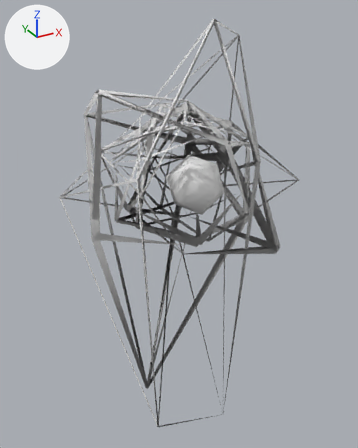
Before and after pictures for a commit that changed the FBX model assets/models/shrine_terminal.fbx.
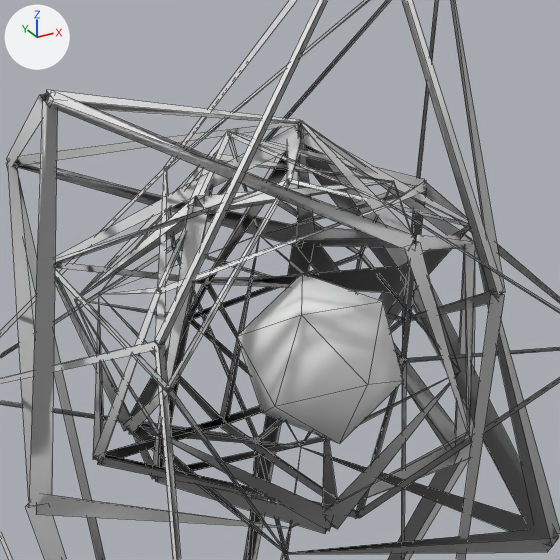
There are two pictures of each version: one whole from a 50 mm lens placed at (-0.0075, -0.01416, 0.01533), pointed at (0.00036, 0.00013, 0.00819), one close up on the part from 23% to 78% of the width and 13% to 57% of the height. The lights are fixed; the arrows at upper left show +X, +Y and +Z. The close-ups show mesh edges as thin lines. Where no turn or scale is listed for an object, it has been applied to the vertices.

The first close-up shows 'body', 'dynamic_body', 'sphere'.
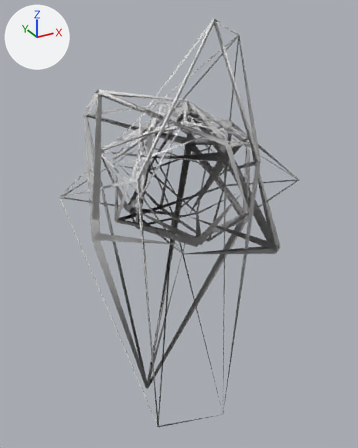
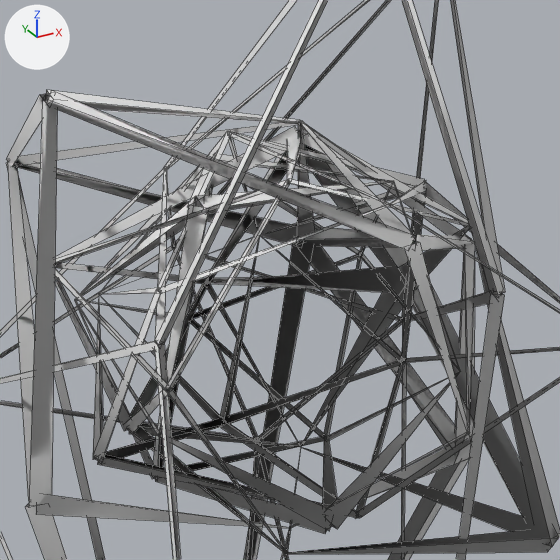
Pixel boxes (x1, y1, x2, y2) of what changed, in the close-ups (560 x 560 px):
'sphere', no longer drawn: before (237, 274, 404, 443)

Edits to the bpy script that builds the scene:
```text
Change ob_sphere:
    ob_sphere: bpy.data.objects.new('sphere', me_sphere) -> bpy.data.objects.new('sphere', None)
```
